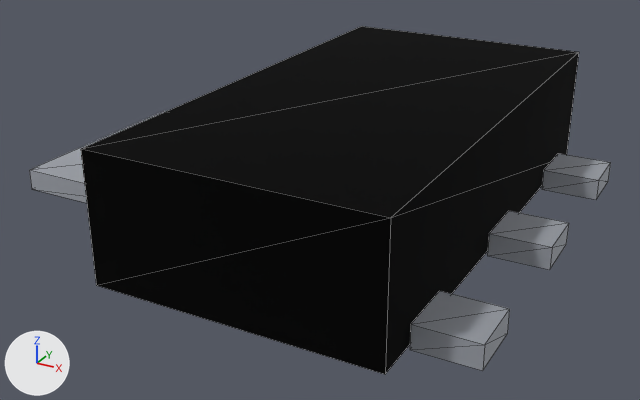
The glTF model parts/sgm2212-sot223/sgm2212-sot223.glb, before and after one commit.
Before and after are seen from a camera (50 mm lens) standing at (0.00455, -0.00959, 0.00485) and looking at (-0.00064, -0.00015, 0.00013). Every picture has the same lights, and +X, +Y and +Z are marked at lower left. The first picture is the older version. Mesh edges are drawn as thin lines. Where no turn or scale is listed for an object, it has been applied to the vertices. Vertices at exactly the same position are counted once.

The scene before the commit, as lines of its bpy script (objects in view):
```python
mat_mat_0 = principled_material('mat_0')
mat_mat_0.base_color = (0.0103, 0.0103, 0.0103)  # black #1a1a1a
mat_mat_0.metallic = 1.0
mat_mat_0.roughness = 1.0
mat_mat_1 = principled_material('mat_1')
mat_mat_1.base_color = (0.558, 0.578, 0.617)  # light grey #c5c8ce
mat_mat_1.metallic = 1.0
mat_mat_1.roughness = 1.0
me_mesh_0 = bpy.data.meshes.new('Mesh_0')
me_mesh_0.from_pydata(...)  # a box spanning x -0.00175..0.00175, y -0.00325..0.00325, z -0.0008..0.0008
me_mesh_0.materials.append(mat_mat_0)  # black #1a1a1a
me_mesh_1 = bpy.data.meshes.new('Mesh_1')
me_mesh_1.from_pydata(...)  # a box spanning x -0.00038..0.00038, y -0.00038..0.00038, z -0.00015..0.00015; a box spanning x -0.00038..0.00038, y 0.00193..0.00268, z -0.00015..0.00014; a box spanning x -0.00038..0.00038, y 0.00423..0.00498, z -0.00015..0.00014; a box spanning x -0.00662..-0.00387, y 0.0008..0.0038, z -0.00015..0.00014
me_mesh_1.materials.append(mat_mat_1)  # light grey #c5c8ce
ob_mesh_0 = bpy.data.objects.new('Mesh_0', me_mesh_0)
ob_mesh_0.location = (0.0, 0.0, 0.00086)
ob_mesh_1 = bpy.data.objects.new('Mesh_1', me_mesh_1)
ob_mesh_1.location = (0.00213, -0.0023, 0.00015)
```
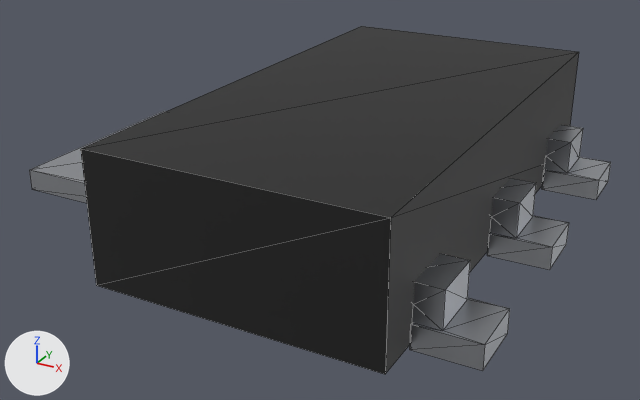
Where the newer file only moved an object's origin or applied its transform, the numbers keep the older frame.

Pixel boxes (x1, y1, x2, y2) of what changed, in the pictures (640 x 400 px):
'Mesh_0', surface changed (lighter): (81, 26, 579, 374) in both
'Mesh_1', surface changed, reshaped: (29, 111, 611, 371) in both
part 1 of me_mesh_1, built on: before (410, 153, 610, 371); after (410, 125, 610, 371)
part 2 of me_mesh_1, reshaped: (30, 111, 166, 183) in both

What changed in the scene script:
```text
Change mat_mat_0:
    mat_mat_0.metallic: 1.0 -> 0.0
    mat_mat_0.roughness: 1.0 -> 0.52
Change mat_mat_1:
    mat_mat_1.roughness: 1.0 -> 0.36
Change me_mesh_1:
    used by ob_mesh_1; location = (0.00213, -0.0023, 0.00015)
    remove me_mesh_1.from_pydata(...)  # 32 vertices, 48 faces; spans x -0.00662..0.00038, y -0.00038..0.00498, z -0.00015..0.00015
    add me_mesh_1.from_pydata(...)  # 86 vertices, 144 faces; spans x -0.00662..0.00037, y -0.00038..0.00498, z -0.00015..0.0006
    me_mesh_1 part 1
    30 faces are deleted
    15 vertices are added at x -0.00068..-0.00006, y -0.00034..0.00494, z 0.00014..0.0006
    6 new vertices lie (0.0, 0.0, -0.00029) away from vertices in x -0.00038, y -0.00038..0.00498, z 0.00014..0.00015
    6 new vertices lie (-0.0003, 0.0, 0.0) away from vertices in x -0.00038, y -0.00034..0.00494, z 0.00035
    5 new vertices lie (-0.0003, 0.0, 0.00024) away from vertices in x -0.00038, y 0.00034..0.00494, z 0.00035
    5 new vertices lie (0.00032, 0.0, -0.00021) away from vertices in x -0.00038, y 0.00034..0.00494, z 0.00035
    5 new vertices lie (0.00032, 0.0, 0.00024) away from vertices in x -0.00038, y 0.00034..0.00494, z 0.00035
    102 new faces join them
    me_mesh_1 part 2
    4 faces are deleted
    6 vertices are added at (-0.00388, 0.00095, 0.00014), (-0.00388, 0.00095, 0.00035), (-0.00357, 0.00095, 0.00059), (-0.00357, 0.00095, 0.00035), (-0.00443, 0.00095, 0.00059), (-0.00443, 0.00095, 0.00014)
    6 new vertices lie (0.0, 0.0027, 0.0) away from vertices in x -0.00443..-0.00357, y 0.00095, z 0.00014..0.00059
    28 new faces join them
```
